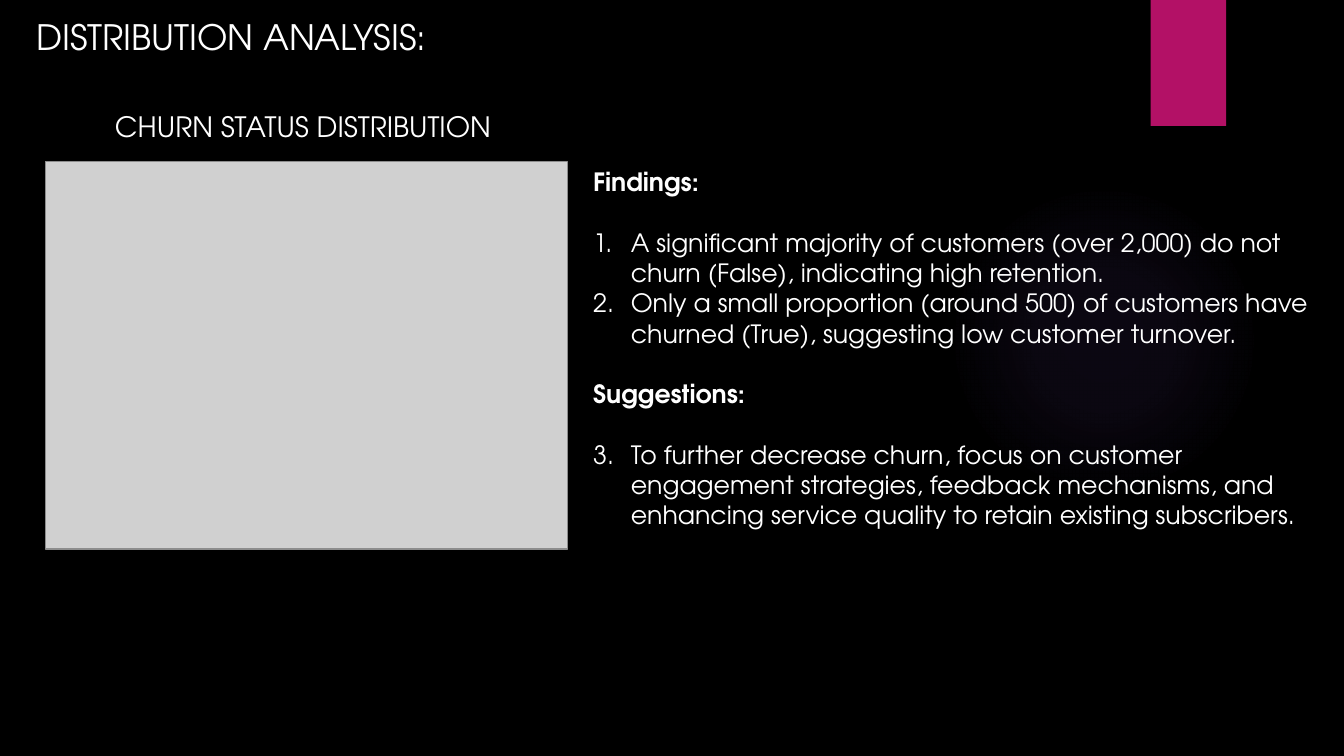
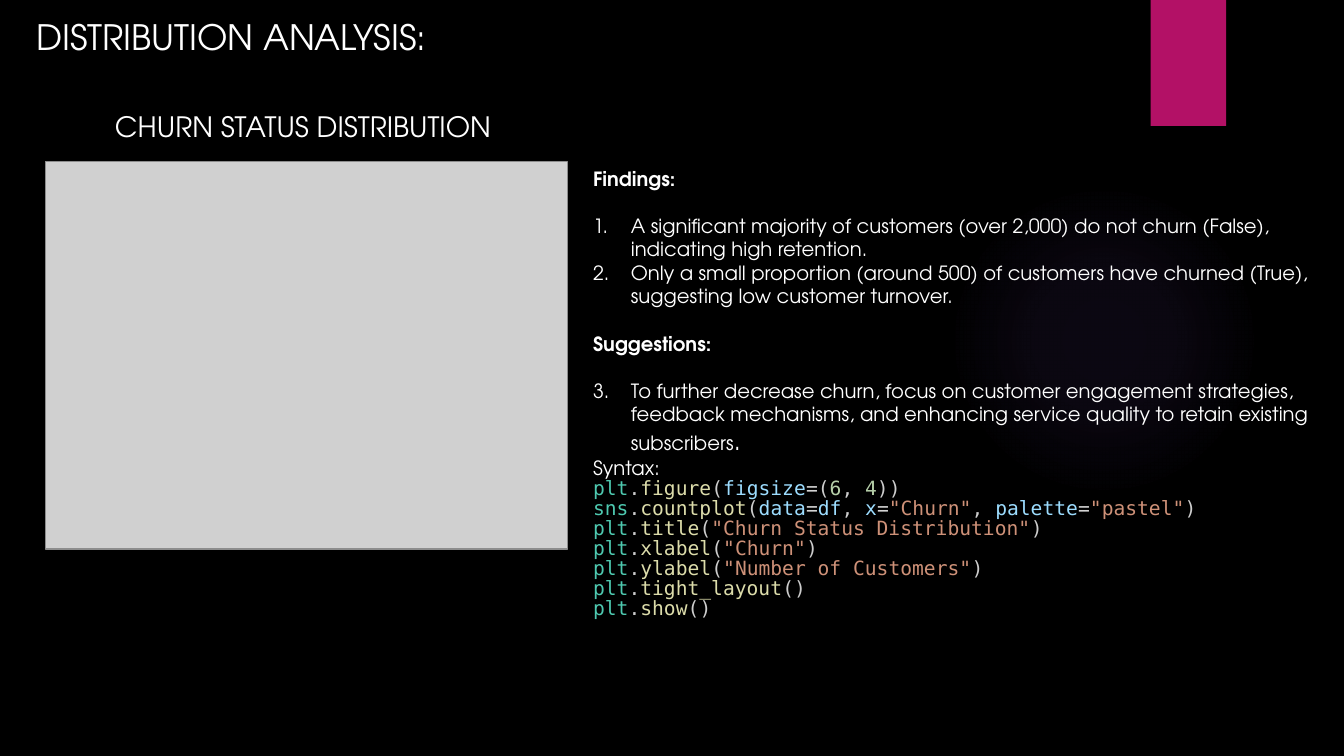
Before and after one commit to MariaBurke-sal/Telecom-Churn, a slide deck: slide 10 of Analyzing Telecom Churn Data for Business Insights and.pptx. Drawn at 1344x756 pixels with LibreOffice and Linux fonts; fonts in the diff are those of the drawing; grey boxes stand for pictures; background and template pictures are left out. Boxes give left, top, right and bottom in pixels: in the first picture for what was removed or moved away, otherwise in the second. Text is boxed around its words. In the diff, an @@ line names an element or a change of style, - is before the commit and + after.

```diff
--- a/Analyzing Telecom Churn Data for Business Insights and.pptx
+++ b/Analyzing Telecom Churn Data for Business Insights and.pptx
@@ text at box(593, 171, 1308, 451): size 18 to 14 pt in "Findings:", "A significant majority of customers (over 2,000) ...", "Only a small proportion (around 500) of ...", "Suggestions:" and 1 more places @@
@@ text at box(593, 460, 1196, 619): paragraphs added @@
+Syntax:
+plt.figure(figsize=(6, 4))
+sns.countplot(data=df, x="Churn", palette="pastel")
+plt.title("Churn Status Distribution")
+plt.xlabel("Churn")
+plt.ylabel("Number of Customers")
+plt.tight_layout()
+plt.show()
```
Also in this commit, not shown: 8 other slides changed, 1 slide removed.
